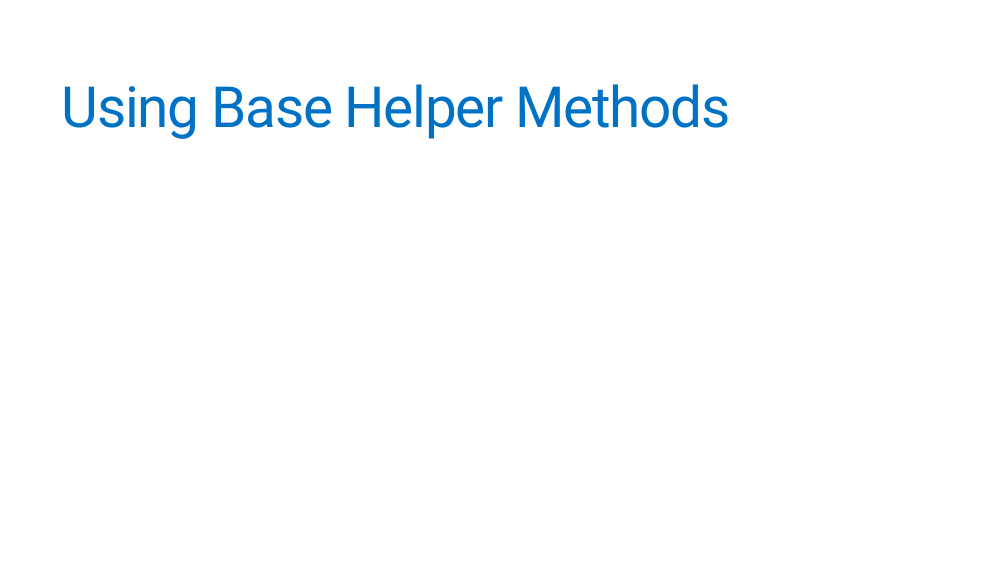
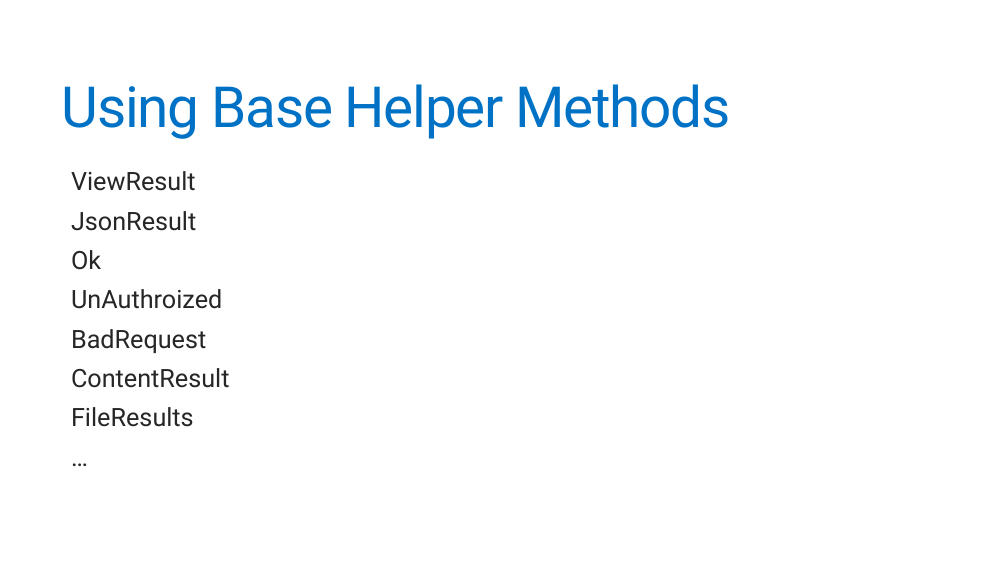
Before and after one commit to jonathantower/dotnet-apis, a slide deck: slide 30 of slides.pptx (slide 29 before the commit). Drawn at 1008x567 pixels with LibreOffice and Linux fonts; fonts in the diff are those of the drawing. Boxes give left, top, right and bottom in pixels: in the first picture for what was removed or moved away, otherwise in the second. Text is boxed around its words. In the diff, an @@ line names an element or a change of style, - is before the commit and + after.

Commit message:
Updating slides

```diff
--- a/slides.pptx
+++ b/slides.pptx
@@ text added at (x1=71, y1=171, x2=230, y2=427), 24 pt, text #262626 @@
+  ViewResult
+  JsonResult
+  Ok
+  UnAuthroized
+  BadRequest
+  ContentResult
+  FileResults
+  …
```
Also in this commit, not shown: 7 other slides changed, 7 slides added, 10 slides removed.
